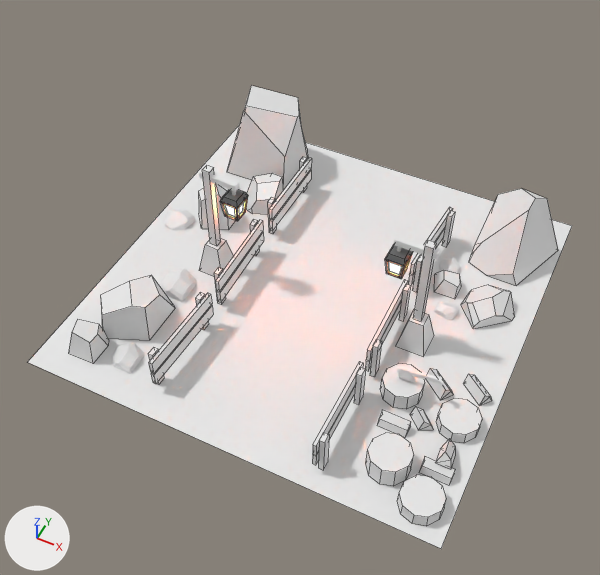
The Blender file 37-creating-a-scene-in-blender/resources/portal.blend: old version first, new version second.
Before and after are seen from a camera (50 mm lens) standing at (2.27, -4.97, 6.13) and looking at (0.02, -0.47, 0.5). The lights are fixed; the arrows at lower left show +X, +Y and +Z. Mesh edges are drawn as thin lines on the coarser meshes.
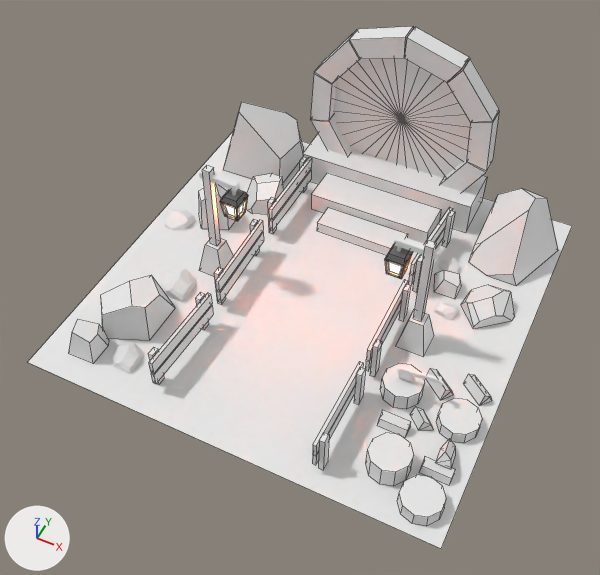
What differs and where, as boxes [x1, y1, x2, y2] in the pictures (600 x 575 px):
'Circle', added: after [333, 58, 471, 178]
'Cube.022', reshaped, moved (24% shorter): before [227, 85, 308, 190]; after [223, 102, 303, 182]
'Cube.043', added: after [303, 134, 487, 233]
'Cube.044', added: after [311, 173, 441, 244]
'Cube.045', added: after [317, 207, 408, 255]
'Cube.038', added: after [404, 27, 469, 82]
'Cube.037', added: after [448, 59, 499, 123]
'Cube.039', added: after [350, 26, 413, 59]
'Cube.036', added: after [467, 111, 500, 171]
'Cube.040', added: after [315, 30, 360, 84]
'Cube.041', added: after [310, 72, 337, 121]
'Cube.042', added: after [311, 115, 352, 156]
'Cube.035', added: after [440, 159, 487, 192]

What changed in the scene script:
```text
Change me_cube_016:
    used by ob_cube_022; location = (-1.457, 1.415, 0.0); scale = (0.471, 0.471, 0.471)
    remove me_cube_016.from_pydata(...)  # 16 vertices, 10 faces; spans x -1.0..1.0, y -0.65..1.0, z 0.02..1.88
    add me_cube_016.from_pydata(...)  # 14 vertices, 9 faces; spans x -0.89..1.0, y -0.65..1.0, z 0.02..1.73
    me_cube_016 part 1
    8 vertices are removed from x -1.0..1.0, y -0.34..1.0, z 0.02..1.88
    9 faces are deleted
    3 vertices move from x -1.0..1.0, y -0.5..0.84, z 0.02..1.79 to x -0.89..1.0, y -0.52..0.5, z 0.02..1.7
    6 vertices are added at (1.0, 0.5, 0.62), (0.68, 0.96, 0.8), (-0.22, 1.0, 0.02), (0.11, 1.0, 0.4), (-0.19, -0.1, 1.73), (0.44, 0.83, 1.03)
    8 new faces join them
Add me_cube_014:
    me_cube_014.from_pydata([(-0.364, -0.131, -1.202), (-0.288, -0.131, -0.94), (-0.364, 0.131, -1.202), (-0.288, 0.131, -0.94), (0.364, -0.131, -1.202), (0.288, -0.131, -0.94), (0.364, 0.131, -1.202), (0.288, 0.131, -0.94)], [], [(0, 1, 3, 2), (2, 3, 7, 6), (6, 7, 5, 4), (4, 5, 1, 0), (2, 6, 4, 0), (7, 3, 1, 5)])
Change ob_cube_022:
    ob_cube_022.location: (-1.457, 1.415, 0.0) -> (-1.514, 1.43, 0.0)
Add ob_circle:
    ob_circle = bpy.data.objects.new('Circle', me_circle)  # 33 vertices, 32 faces; spans x -1.0..1.0, y -1.0..1.0, z 0.0
    ob_circle.location = (0.088, 1.698, 0.946)
    ob_circle.rotation_euler = (1.568, 0.0, 0.0)  # degrees (90, 0, 0)
    ob_circle.scale = (0.807, 0.807, 0.807)
Add ob_cube_045:
    ob_cube_045 = bpy.data.objects.new('Cube.045', me_cube_033)  # a box spanning x -1.0..1.0, y -1.0..1.0, z -2.0..0.0
    ob_cube_045.location = (0.072, 0.859, 0.0)
    ob_cube_045.scale = (0.453, 0.135, -0.0577)
Add ob_cube_044:
    ob_cube_044 = bpy.data.objects.new('Cube.044', me_cube_032)  # a box spanning x -1.0..1.0, y -1.0..1.0, z -2.0..0.0
    ob_cube_044.location = (0.072, 1.199, 0.0)
    ob_cube_044.scale = (0.655, 0.195, -0.105)
Add ob_cube_043:
    ob_cube_043 = bpy.data.objects.new('Cube.043', me_cube_032.copy())
    ob_cube_043.location = (0.072, 1.661, 0.0)
    ob_cube_043.scale = (0.955, 0.266, -0.181)
Add ob_cube_042:
    ob_cube_042 = bpy.data.objects.new('Cube.042', me_cube_014)
    ob_cube_042.location = (0.094, 1.682, 0.939)
    ob_cube_042.rotation_euler = (0.0, -5.264, 0.0)  # degrees (0, -302, 0)
    ob_cube_042.scale = (0.799, 0.799, 0.799)
Add ob_cube_041:
    ob_cube_041 = bpy.data.objects.new('Cube.041', me_cube_014)
    ob_cube_041.location = (0.094, 1.682, 0.939)
    ob_cube_041.rotation_euler = (0.0, -4.66, 0.0)  # degrees (0, -267, 0)
    ob_cube_041.scale = (0.799, 0.799, 0.799)
Add ob_cube_040:
    ob_cube_040 = bpy.data.objects.new('Cube.040', me_cube_014)
    ob_cube_040.location = (0.094, 1.682, 0.939)
    ob_cube_040.rotation_euler = (0.0, -4.055, 0.0)  # degrees (0, -232, 0)
    ob_cube_040.scale = (0.799, 0.799, 0.799)
Add ob_cube_039:
    ob_cube_039 = bpy.data.objects.new('Cube.039', me_cube_014)
    ob_cube_039.location = (0.094, 1.682, 0.939)
    ob_cube_039.rotation_euler = (0.0, -3.451, 0.0)  # degrees (0, -198, 0)
    ob_cube_039.scale = (0.799, 0.799, 0.799)
Add ob_cube_038:
    ob_cube_038 = bpy.data.objects.new('Cube.038', me_cube_014)
    ob_cube_038.location = (0.094, 1.682, 0.939)
    ob_cube_038.rotation_euler = (0.0, -2.847, 0.0)  # degrees (0, -163, 0)
    ob_cube_038.scale = (0.799, 0.799, 0.799)
Add ob_cube_037:
    ob_cube_037 = bpy.data.objects.new('Cube.037', me_cube_014)
    ob_cube_037.location = (0.094, 1.682, 0.939)
    ob_cube_037.rotation_euler = (0.0, -2.243, 0.0)  # degrees (0, -129, 0)
    ob_cube_037.scale = (0.799, 0.799, 0.799)
Add ob_cube_036:
    ob_cube_036 = bpy.data.objects.new('Cube.036', me_cube_014)
    ob_cube_036.location = (0.094, 1.682, 0.939)
    ob_cube_036.rotation_euler = (0.0, -1.639, 0.0)  # degrees (0, -94, 0)
    ob_cube_036.scale = (0.799, 0.799, 0.799)
Add ob_cube_035:
    ob_cube_035 = bpy.data.objects.new('Cube.035', me_cube_014)
    ob_cube_035.location = (0.094, 1.682, 0.939)
    ob_cube_035.rotation_euler = (0.0, -1.035, 0.0)  # degrees (0, -59, 0)
    ob_cube_035.scale = (0.799, 0.799, 0.799)
```
